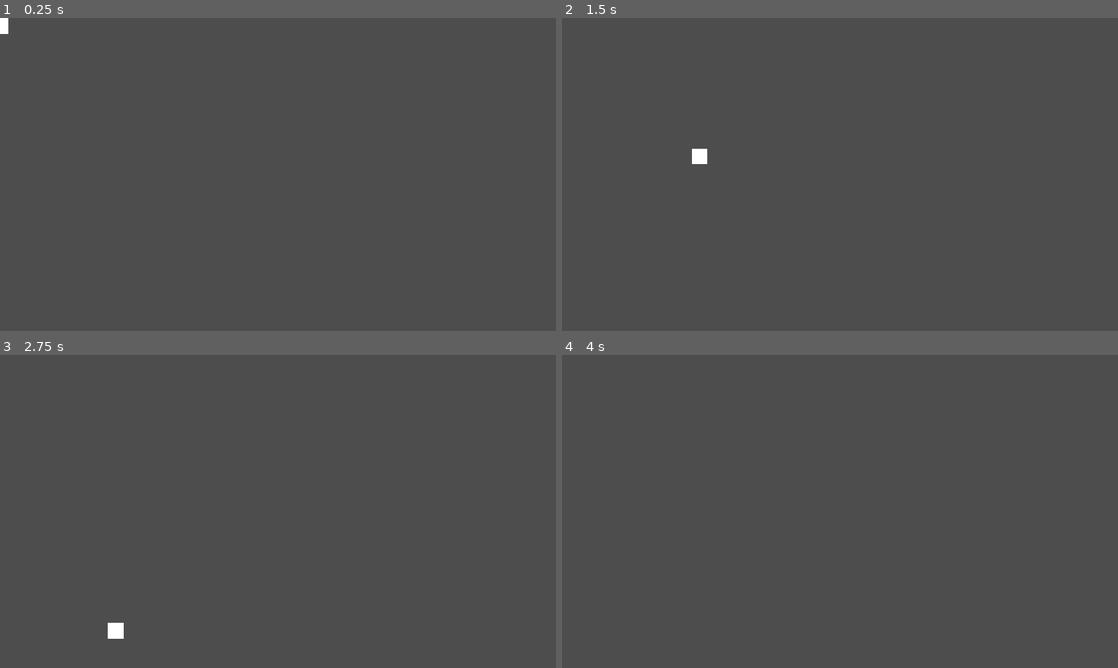
Above: before the commit, frames 1-4 (two rows, left to right).
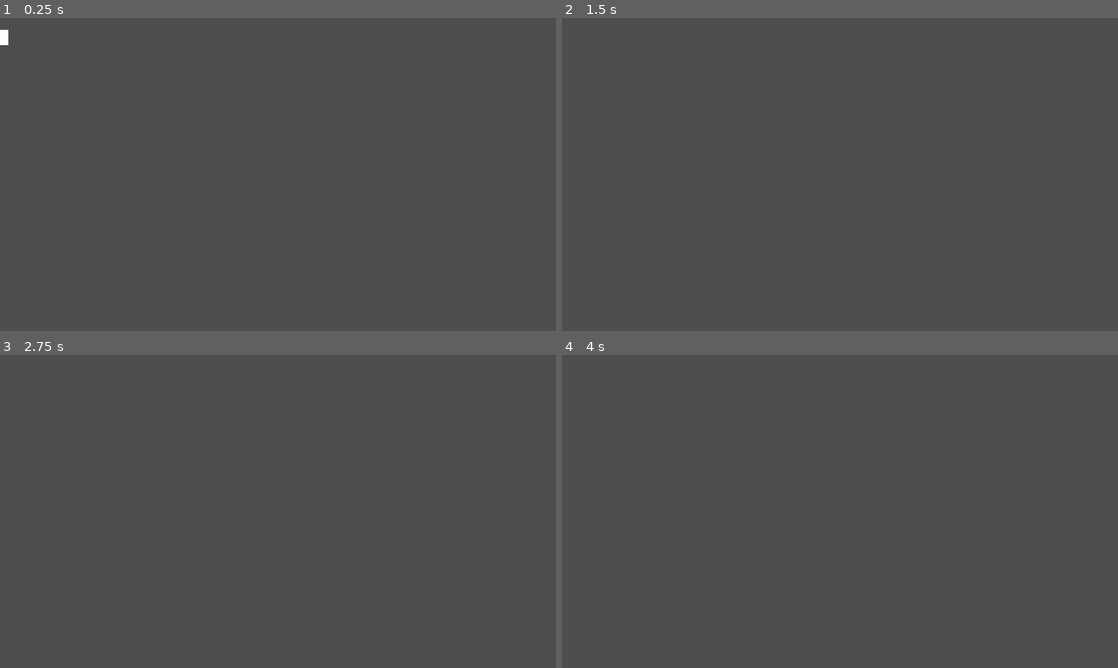
Above: after the commit, the same moments.

Repository: NxtCreator/heap
Game: Godot game, scene res://scenes/player.tscn
Two runs of this game, one before a commit and one after it. Both use one fixed random seed, a clock stepped at 60 frames per second and the inputs below. The project has no main scene, so this scene is started directly.
Inputs (mouse positions are in pixels of both pictures, inside the frame that each line leads up to):
- Up to frame 1 (0.25 s): no input
- Up to frame 2 (1.5 s): tap Enter at 0.5 s; move the mouse to (962, 158) at 0.52 s; hold Up (move_up) 0.53-1.28 s; hold Right (move_right) from 0.53 s (still down); click (962, 158) at 0.67 s; move the mouse to (728, 190) at 1.27 s; tap Alt at 1.35 s
- Up to frame 3 (2.75 s): tap Up (move_up) at 1.52, 1.55, 1.82 s; move the mouse to (333, 442) at 2.02 s; release Right (move_right) at 2.03 s; hold Left (move_left) from 2.03 s (still down); hold Up (move_up) from 2.03 s (still down); tap Shift at 2.1 s
- Up to frame 4 (4 s): move the mouse to (812, 574) at 2.77 s; release Left (move_left) at 2.78 s; release Up (move_up) at 2.78 s; hold Right (move_right) from 2.78 s (still down); tap Up (move_up) at 2.85, 3.02, 3.32 s; click (812, 574) at 2.92 s; tap Space at 3.5 s; move the mouse to (1006, 558) at 3.52 s; hold Up (move_up) from 3.53 s (still down); tap Alt at 3.6 s

The runs differ from the first frame. In frame 1, 0.1% of the frame differs, in the area x 0-2%, y 0-9%; in frame 2, 0.1%; in frame 3, 0.1%, in the area x 19-23%, y 85-91%; in frame 4, nothing differs.

Commit message:
Fix jump direction and restrict jumping to floor contact

Diff:
--- a/scripts/player.gd
+++ b/scripts/player.gd
@@ -1,14 +1,15 @@
 extends CharacterBody2D
 
-const GRAVITY = 500
+const GRAVITY = 1200
 const SPEED = 300
-const JUMP_SPEED = 200
+const JUMP_SPEED = -500
 
 
 
 func _physics_process(delta: float) -> void:
-	if Input.is_action_pressed("move_up"):
+	if Input.is_action_just_pressed("move_up") and is_on_floor():
 		velocity.y = JUMP_SPEED
+
 
 	var direction = Input.get_axis("move_left", "move_right")
 	if direction:
